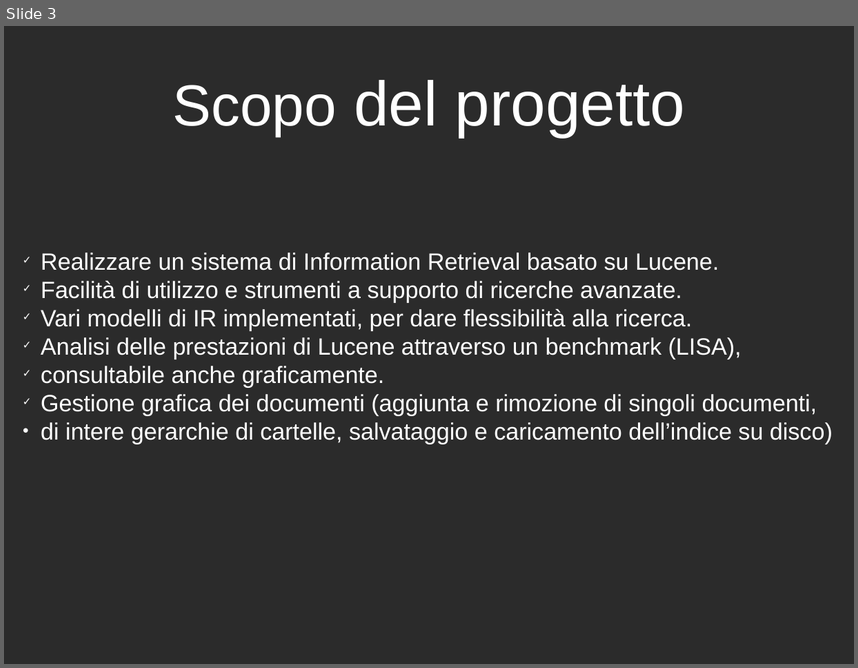
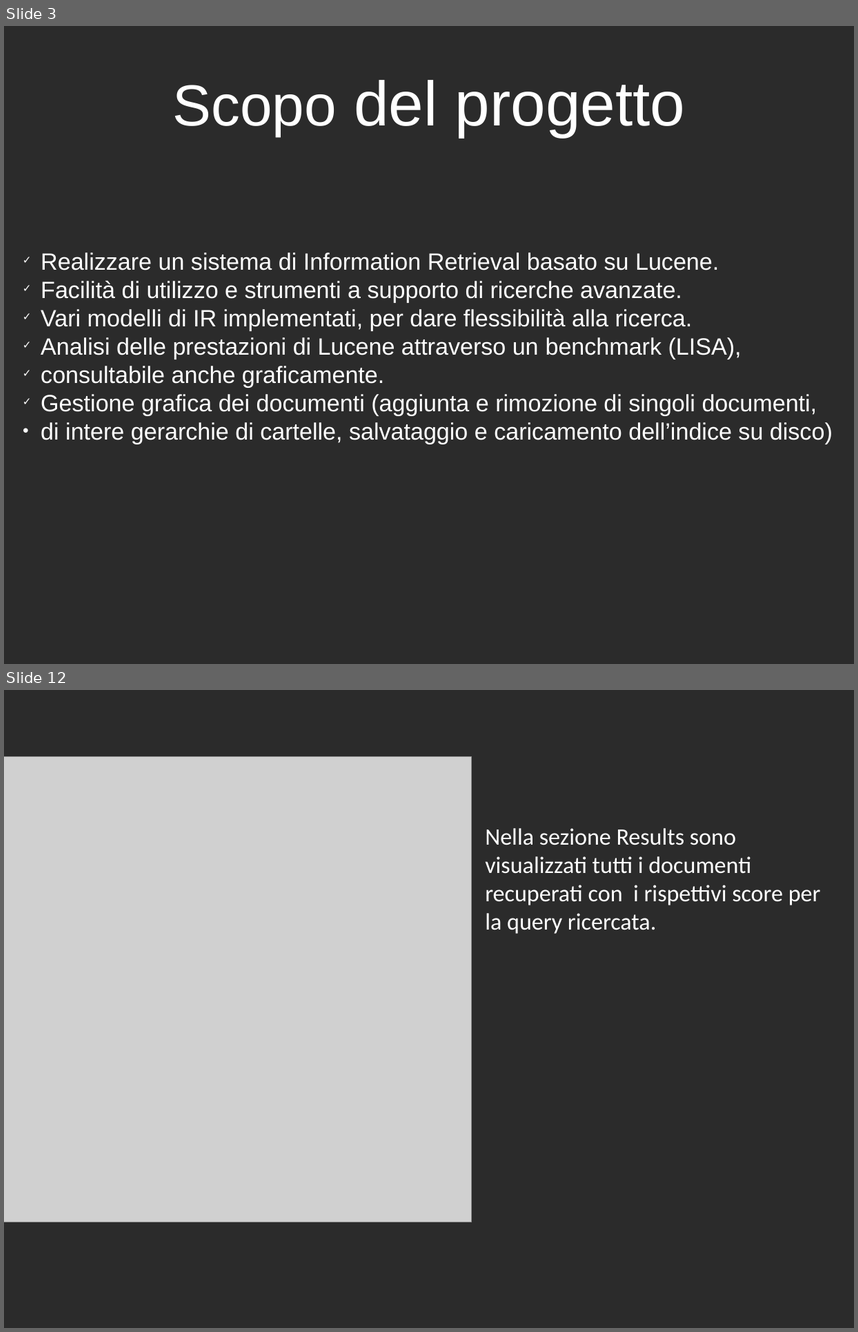
Before and after one commit to LucaGherardini/GAvI-Project, a slide deck: GAvI-Project/Presentation/presentazione.odp. Shown one above the other, each under a label of ours: slide 3 before the commit, slides 3 and 12 after it; the slides between them are not shown. The pictures are 858x668 and 858x1332 pixels, drawn with LibreOffice and Linux fonts; fonts in the diff are those of the drawing; grey boxes stand for pictures; background and template pictures are left out; a plain dark background stands for a picture behind light text. Boxes give left, top, right and bottom in pixels: in the first picture for what was removed or moved away, otherwise in the second. Text is boxed around its words. In the diff, an @@ line names an element or a change of style, - is before the commit and + after.

```diff
--- a/GAvI-Project/Presentation/presentazione.odp
+++ b/GAvI-Project/Presentation/presentazione.odp
@@ slide 12 added at (4, 690, 854, 1328), background picture (left out) @@
@@ picture added at (4, 757, 471, 1222) @@
@@ text added at (485, 828, 821, 934), 22 pt, text #FFFFFF @@
+Nella sezione Results sono visualizzati tutti i documenti recuperati con i rispettivi score per la query ricercata.
```
Also in this commit, not shown: 3 slides changed, 9 other slides added.
